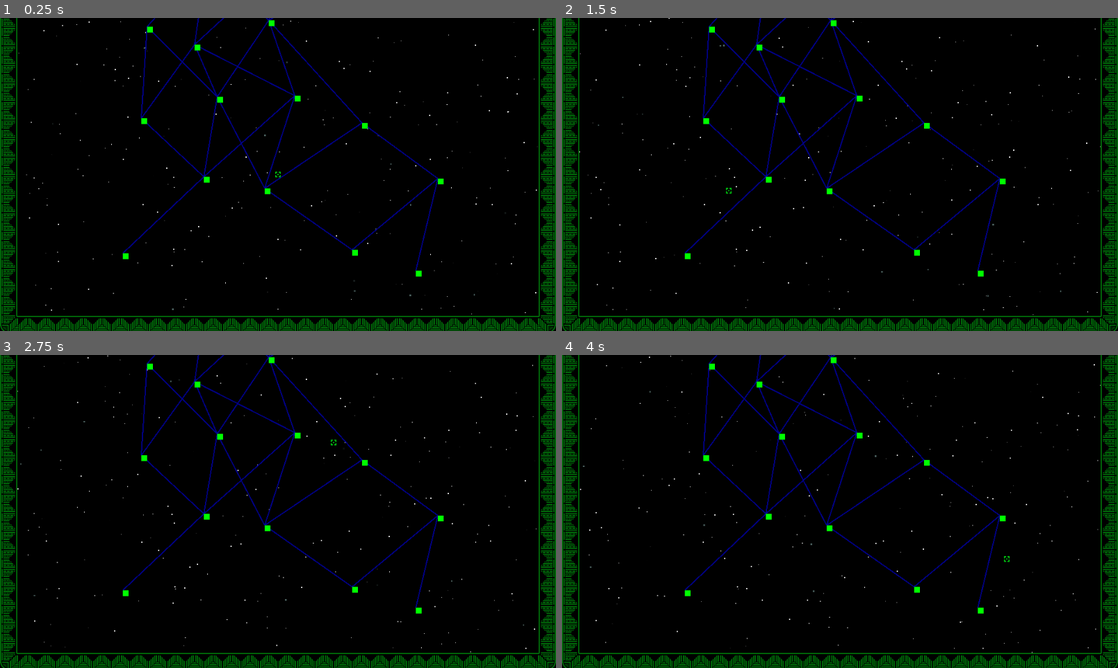
Above: before the commit, frames 1-4 (two rows, left to right).
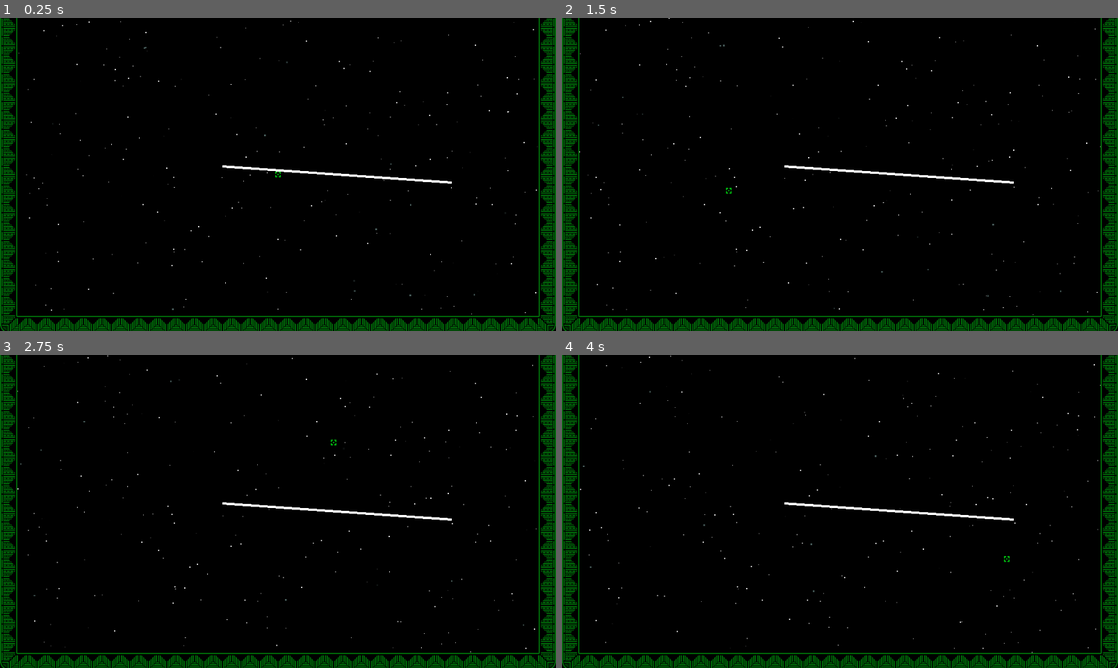
Above: after the commit, the same moments.

Repository: kedalovo/-SG-Spaceship-Management
Game: Godot game, scene res://Map/map.tscn
The game is run twice, just before and just after one commit, with the same random seed, the same clock (stepped at 60 frames per second) and the same inputs. This scene is started directly instead of the project's main scene.
Inputs (mouse positions are in pixels of both pictures, inside the frame that each line leads up to):
- Up to frame 1 (0.25 s): no input
- Up to frame 2 (1.5 s): move the mouse to (962, 158) at 0.52 s; hold Right (right) 0.53-1.28 s; hold ` (test) 0.53-1.28 s; click (962, 158) at 0.67 s; move the mouse to (728, 190) at 1.27 s; hold Down (down) from 1.28 s (still down); tap Space (test1) at 1.35 s; click (728, 190) at 1.42 s
- Up to frame 3 (2.75 s): move the mouse to (333, 442) at 2.02 s; release Down (down) at 2.03 s; hold Right (right) from 2.03 s (still down); hold ` (test) from 2.03 s (still down); click (333, 442) at 2.17 s
- Up to frame 4 (4 s): tap Enter at 2.75 s; move the mouse to (812, 574) at 2.77 s; release Right (right) at 2.78 s; release ` (test) at 2.78 s; hold Up (up) 2.78-3.53 s; tap Space (test1) at 2.85 s; click (812, 574) at 2.92 s; move the mouse to (1006, 558) at 3.52 s; hold Left (left) from 3.53 s (still down); hold ` (test) from 3.53 s (still down); click (1006, 558) at 3.67 s

The runs differ from the first frame. In frame 1, 2.3% of the frame differs, in the area x 22-82%, y 0-83%; in frame 2, 2.3%; in frame 3, 2.3%; in frame 4, 2.3%.

Commit message:
Added icons for locations, tweaked Marker's size to fit new icons. Started working on dynamic connection drawing

Diff:
--- a/Map/Map Node/map_node.gd
+++ b/Map/Map Node/map_node.gd
@@ -3,6 +3,12 @@
 
 class_name map_node
 
+
+signal mouse_entered(node: map_node)
+signal mouse_exited(node: map_node)
+
+
+@onready var icon: Sprite2D = $Icon
 
 var connected_to_nodes: Array = []
 
@@ -18,3 +24,15 @@
 			if !i.disabled and i not in connected_to_nodes:
 				connected_to_nodes.append(i)
 				i.is_continuation = true
+
+
+func set_texture(new_texture: Texture2D) -> void:
+	icon.texture = new_texture
+
+
+func _on_mouse_grab_mouse_entered() -> void:
+	mouse_entered.emit(self)
+
+
+func _on_mouse_grab_mouse_exited() -> void:
+	mouse_exited.emit(self)
--- a/Map/Map Node/map_node.tscn
+++ b/Map/Map Node/map_node.tscn
@@ -4,3 +4,16 @@
 
 [node name="Map Node" type="Node2D"]
 script = ExtResource("1_h425h")
+
+[node name="Icon" type="Sprite2D" parent="."]
+
+[node name="Mouse Grab" type="Control" parent="."]
+layout_mode = 3
+anchors_preset = 0
+offset_left = -16.0
+offset_top = -16.0
+offset_right = 16.0
+offset_bottom = 16.0
+
+[connection signal="mouse_entered" from="Mouse Grab" to="." method="_on_mouse_grab_mouse_entered"]
+[connection signal="mouse_exited" from="Mouse Grab" to="." method="_on_mouse_grab_mouse_exited"]
--- a/Map/map.gd
+++ b/Map/map.gd
@@ -3,12 +3,19 @@
 
 const MAP_NODE = preload("res://Map/Map Node/map_node.tscn")
 
+const ASTEROID_ICON = preload("res://Map/Map Node/Icons/Asteroid Icon.png")
+const MISSILE_ICON = preload("res://Map/Map Node/Icons/Missile Icon.png")
+const NEBULA_ICON = preload("res://Map/Map Node/Icons/Nebula Icon.png")
+const SNOWFLAKE_ICON = preload("res://Map/Map Node/Icons/Snowflake Icon.png")
+const STAR_ICON = preload("res://Map/Map Node/Icons/Star Icon.png")
+const QUESTION_ICON = preload("res://Map/Map Node/Icons/Question Icon.png")
+
 @onready var map_nodes: Node2D = $"Map Nodes"
-#@onready var v_box: VBoxContainer = $Scroll/VBox
 @onready var map_container: Control = $"Scroll/Map Container"
 @onready var scroll: ScrollContainer = $Scroll
 @onready var cursor: Sprite2D = $Cursor
 @onready var marker: Sprite2D = $Marker
+@onready var contents: Control = $"Scroll/Map Container/MarginContainer/Contents"
 
 const NUM_OF_DELETIONS: int = 20
 const LINE_NUM: int = 15
@@ -36,6 +43,11 @@
 
 
 func _draw() -> void:
+	# Trying to figure out how to draw moving puncture lines
+	var p1 = Vector2(384, 256)
+	var p2 = Vector2(780, 284)
+	draw_line(p1, p2, Color.WHITE, 4)
+
 	for i in grid:
 		for j in i:
 			for target in j.connected_to_nodes:
@@ -143,45 +155,41 @@
 				j.reason = 1
 
 	# Visualising result
+	return
 	for i in range(grid.size() - 1, -1, -1):
 		var line: Array = grid[i]
-		#var h_box: HBoxContainer = HBoxContainer.new()
-		#v_box.add_child(h_box)
-		#h_box.size_flags_vertical = Control.SIZE_SHRINK_CENTER + Control.SIZE_EXPAND
-		#var console_line: String = ""
 		for j in LINE_LENGTH:
-			var color_rect: ColorRect = ColorRect.new()
-			#h_box.add_child(color_rect)
-			map_container.add_child(color_rect)
-			color_rect.z_index = 1
-			color_rect.size_flags_horizontal = Control.SIZE_SHRINK_CENTER + Control.SIZE_EXPAND
-			color_rect.custom_minimum_size = Vector2(10, 10)
-			color_rect.position = Vector2(j * 128 + 224 + randi_range(-POS_X_SPREAD, POS_X_SPREAD), i * 128 + 128 + randi_range(-POS_Y_SPREAD, POS_Y_SPREAD))
-			#var text := Label.new()
-			#text.text = str(line[j].reason)
-			line[j].reparent(color_rect)
-			#color_rect.add_child(text)
-			line[j].position = Vector2.ZERO
-			color_rect.add_to_group(&"visual_map_nodes")
-			color_rect.mouse_entered.connect(_on_rect_enter.bind(color_rect))
-			color_rect.mouse_exited.connect(_on_rect_exit.bind(color_rect))
-			#var s: String = "[1] "
+			line[j].reparent(contents)
+			line[j].position = Vector2(j * 128 + 224 + randi_range(-POS_X_SPREAD, POS_X_SPREAD), i * 128 + 128 + randi_range(-POS_Y_SPREAD, POS_Y_SPREAD))
+			line[j].set_texture(QUESTION_ICON)
+			line[j].z_index = 1
+			line[j].mouse_entered.connect(_on_rect_enter)
+			line[j].mouse_exited.connect(_on_rect_exit)
+			#var color_rect: ColorRect = ColorRect.new()
+			#map_container.add_child(color_rect)
+			#color_rect.z_index = 1
+			#color_rect.size_flags_horizontal = Control.SIZE_SHRINK_CENTER + Control.SIZE_EXPAND
+			#color_rect.custom_minimum_size = Vector2(10, 10)
+			#color_rect.position = Vector2(j * 128 + 224 + randi_range(-POS_X_SPREAD, POS_X_SPREAD), i * 128 + 128 + randi_range(-POS_Y_SPREAD, POS_Y_SPREAD))
+			#line[j].reparent(color_rect)
+			#line[j].position = Vector2.ZERO
+			#color_rect.add_to_group(&"visual_map_nodes")
+			#color_rect.mouse_entered.connect(_on_rect_enter.bind(color_rect))
+			#color_rect.mouse_exited.connect(_on_rect_exit.bind(color_rect))
 			if line[j].disabled:
-				color_rect.hide()
-				#s = "[0] "
-				color_rect.color = Color("ff00001e")
-			else:
-				color_rect.color = Color("00ff00")
-			#console_line += s
-		#print(console_line)
+				line[j].hide()
+				#color_rect.hide()
+				#color_rect.color = Color("ff00001e")
+			#else:
+				#color_rect.color = Color("00ff00")
 
 
-func _on_rect_enter(rect: ColorRect) -> void:
-	marker.position = rect.global_position + Vector2(5,5)
+func _on_rect_enter(rect: Node2D) -> void:
+	marker.position = rect.global_position
 	marker.show()
 	cursor.hide()
 
 
-func _on_rect_exit(rect: ColorRect) -> void:
+func _on_rect_exit(_rect: Node2D) -> void:
 	marker.hide()
 	cursor.show()
--- a/Map/map.tscn
+++ b/Map/map.tscn
@@ -93,6 +93,21 @@
 hue_variation_min = 1.0
 hue_variation_max = 1.0
 
+[node name="MarginContainer" type="MarginContainer" parent="Scroll/Map Container"]
+layout_mode = 1
+anchors_preset = 15
+anchor_right = 1.0
+anchor_bottom = 1.0
+grow_horizontal = 2
+grow_vertical = 2
+theme_override_constants/margin_left = 32
+theme_override_constants/margin_top = 32
+theme_override_constants/margin_right = 32
+theme_override_constants/margin_bottom = 32
+
+[node name="Contents" type="Control" parent="Scroll/Map Container/MarginContainer"]
+layout_mode = 2
+
 [node name="Map Nodes" type="Node2D" parent="."]
 
 [node name="Cursor" type="Sprite2D" parent="."]
Binary file changed: Map/Assets/Map marker.png
Binary file added: Map/Map Node/Icons/Asteroid Icon.png
Not shown, added: Map/Map Node/Icons/Asteroid Icon.png.import
Binary file added: Map/Map Node/Icons/Missile Icon.png
Not shown, added: Map/Map Node/Icons/Missile Icon.png.import
Binary file added: Map/Map Node/Icons/Nebula Icon.png
Not shown, added: Map/Map Node/Icons/Nebula Icon.png.import
Binary file added: Map/Map Node/Icons/Question Icon.png
Not shown, added: Map/Map Node/Icons/Question Icon.png.import
Binary file added: Map/Map Node/Icons/Snowflake Icon.png
Not shown, added: Map/Map Node/Icons/Snowflake Icon.png.import
Binary file added: Map/Map Node/Icons/Star Icon.png
(and 1 more such lines)
